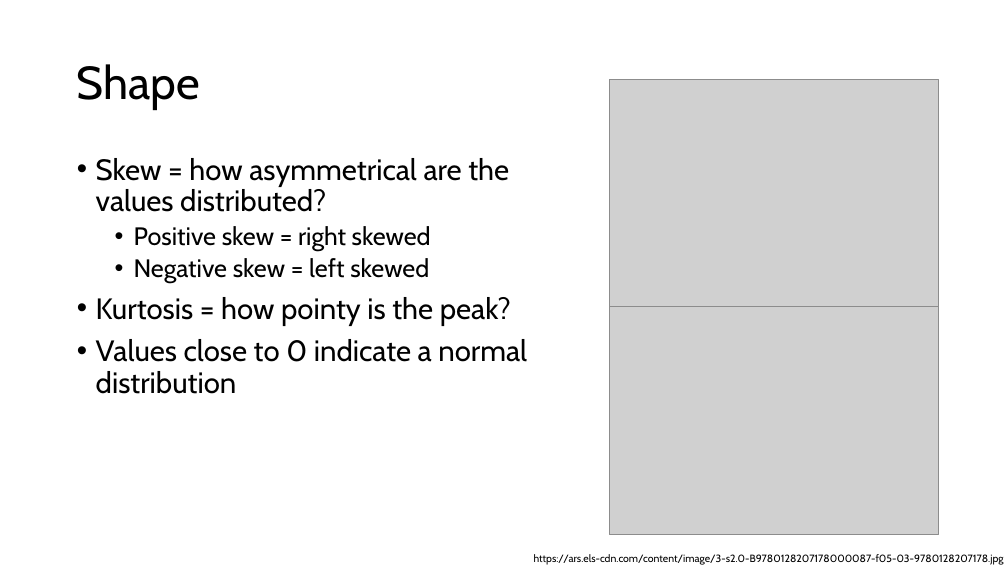
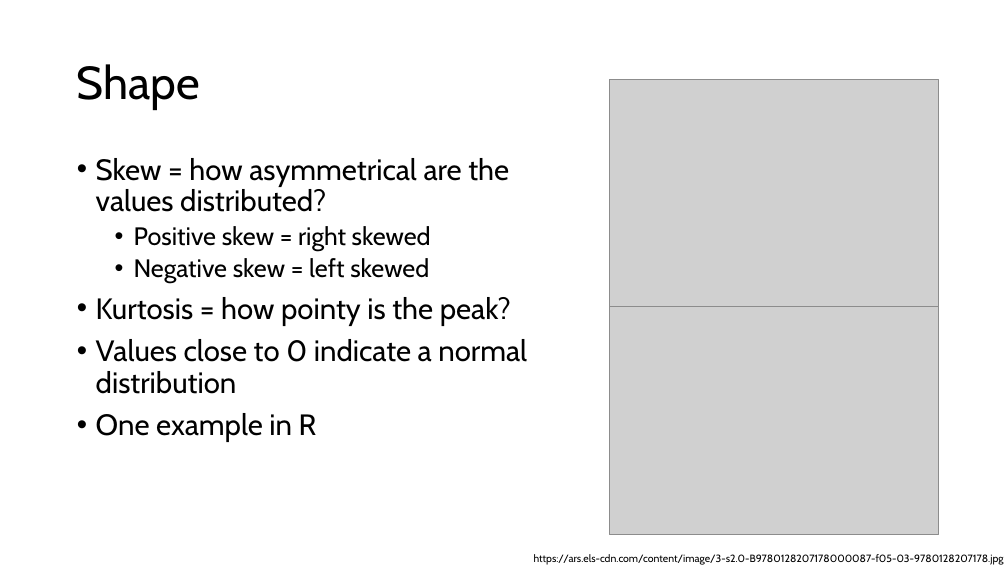
Before and after one commit to HeleneGutte/iMARSYS_05, a slide deck: slide 9 of lectures/Day_2_15042026.pptx. Drawn at 1008x567 pixels with LibreOffice and Linux fonts; fonts in the diff are those of the drawing; grey boxes stand for pictures. Boxes give left, top, right and bottom in pixels: in the first picture for what was removed or moved away, otherwise in the second. Text is boxed around its words. In the diff, an @@ line names an element or a change of style, - is before the commit and + after.

Commit message:
Update lecture.

```diff
--- a/lectures/Day_2_15042026.pptx
+++ b/lectures/Day_2_15042026.pptx
@@ text at <box>96,413,317,442</box>: paragraph added @@
+• One example in R
```
Also in this commit, not shown: 1 other slide changed.
